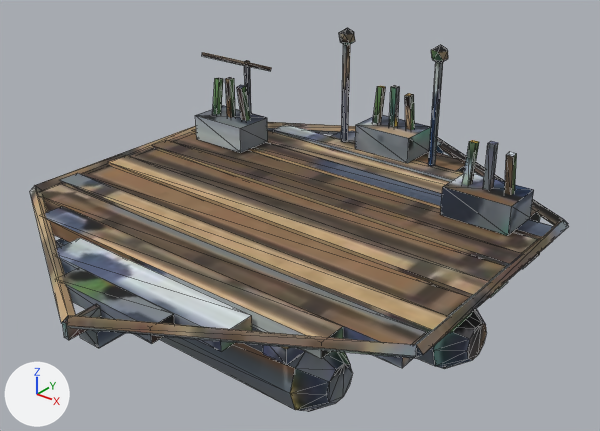
The glTF model client/public/city/raft-c-age20.glb as it was, and as the next commit left it.
One viewpoint serves both versions: a 50 mm camera at (1.614, -1.952, 1.554) aimed at (0.058, -0.006, 0.348). Every picture has the same lights, and +X, +Y and +Z are marked at lower left. The first picture is the older version. Mesh edges are drawn as thin lines. Where no turn or scale is listed for an object, it has been applied to the vertices. Vertices at exactly the same position are counted once.

Objects in the first picture: 'raft-c-age20'.
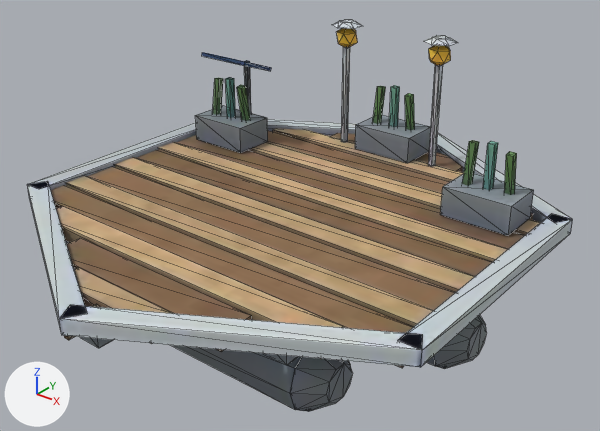
Where the newer file only moved an object's origin or applied its transform, the numbers keep the older frame.

Edits to the scene script, one JSON object a line:
```json
{"block": "me_raft_c_age20", "where": "# used by ob_raft_c_age20; location = (0.0, 0.0, 0.42)"}
{"block": "me_raft_c_age20", "where": "# verts and faces of me_raft_c_age20; kept vertices keep their numbers, new ones are numbered from 464"}
{"block": "me_raft_c_age20", "where": "# before: 414 (-0.2, 0.6, 0.33), 415 (-0.17, 0.58, 0.35) at pixel (349, 43), 416 (-0.21, 0.57, 0.35) at pixel (340, 42), 417 (-0.23, 0.6, 0.35) at pixel (340, 39), 418 (-0.21, 0.63, 0.35)"}
{"block": "me_raft_c_age20", "where": "# before: 419 (-0.17, 0.62, 0.35) at pixel (355, 41), 420 (-0.19, 0.57, 0.39) at pixel (344, 34), 421 (-0.23, 0.58, 0.39) at pixel (338, 32), 422 (-0.23, 0.62, 0.39), 423 (-0.19, 0.63, 0.39) at pixel (353, 31)"}
{"block": "me_raft_c_age20", "where": "# before: 424 (-0.17, 0.6, 0.39) at pixel (353, 34), 425 (-0.2, 0.6, 0.4) at pixel (347, 27)"}
{"op": "remove", "block": "me_raft_c_age20", "code": "me_raft_c_age20.from_pydata(...)  # 464 vertices, 846 faces; spans x -0.8..0.8, y -0.91..0.91, z -0.4..0.4"}
{"op": "add", "block": "me_raft_c_age20", "code": "me_raft_c_age20.from_pydata(...)  # 488 vertices, 886 faces; spans x -0.8..0.8, y -0.92..0.92, z -0.4..0.43"}
{"block": "me_raft_c_age20", "change": "me_raft_c_age20 part 1: a new loose piece, a 6-sided cut cone along z (radius 0.06 at the low end, 0.03 at the high end) spanning x -0.252..-0.148, y 0.54..0.66, z 0.414..0.43, in mat_baked (picture img_image_0)"}
{"block": "me_raft_c_age20", "change": "me_raft_c_age20 part 2: a new loose piece, a 6-sided cut cone along z (radius 0.06 at the low end, 0.03 at the high end) spanning x 0.148..0.252, y 0.54..0.66, z 0.414..0.43, in mat_baked (picture img_image_0)"}
{"block": "me_raft_c_age20", "change": "me_raft_c_age20 part 3: the loose piece of 36 vertices spanning x -0.8..0.8, y -0.91..0.91, z -0.08..-0.04 is rebuilt with 36 vertices and now spans x -0.8..0.8, y -0.92..0.92, z -0.09..-0.04"}
{"block": "me_raft_c_age20", "change": "me_raft_c_age20 part 4"}
{"op": "add", "block": "me_raft_c_age20", "code": "for i in [415, 419, 421, 422]: verts[i] += (0.0, 0.0, 0.0)"}
{"op": "add", "block": "me_raft_c_age20", "code": "verts[414] = (-0.2, 0.6, 0.32)  # moved"}
{"op": "add", "block": "me_raft_c_age20", "code": "verts[416] = (-0.21, 0.56, 0.35)  # moved, pixel (338, 43)"}
{"op": "add", "block": "me_raft_c_age20", "code": "verts[420] = (-0.19, 0.56, 0.39)  # moved, pixel (343, 34)"}
{"op": "add", "block": "me_raft_c_age20", "code": "verts[417] = (-0.24, 0.6, 0.35)  # moved, pixel (338, 40)"}
{"op": "add", "block": "me_raft_c_age20", "code": "verts[418] = (-0.21, 0.64, 0.35)  # moved"}
{"op": "add", "block": "me_raft_c_age20", "code": "verts[423] = (-0.19, 0.64, 0.39)  # moved, pixel (355, 30)"}
{"op": "add", "block": "me_raft_c_age20", "code": "verts[424] = (-0.16, 0.6, 0.39)  # moved, pixel (355, 33)"}
{"op": "add", "block": "me_raft_c_age20", "code": "verts[425] = (-0.2, 0.6, 0.41)  # moved"}
{"block": "me_raft_c_age20", "change": "me_raft_c_age20 part 5"}
{"block": "me_raft_c_age20", "change": "8 vertices are removed from x 0.17..0.23, y 0.57..0.63, z 0.33..0.4"}
{"block": "me_raft_c_age20", "change": "20 faces are deleted"}
{"block": "me_raft_c_age20", "change": "4 vertices move within x 0.17..0.23, y 0.58..0.62, z 0.35..0.39"}
{"block": "me_raft_c_age20", "change": "8 vertices are added at x 0.16..0.24, y 0.56..0.64, z 0.32..0.41"}
{"block": "me_raft_c_age20", "change": "20 new faces join them"}
{"block": "me_raft_c_age20", "change": "me_raft_c_age20 part 6: 750 kept faces spanning x -0.77..0.77, y -0.91..0.84, z -0.4..0.41 get new texture (UV) coordinates"}
```

Boxes [x1, y1, x2, y2] around the edits, measured in the pictures (600 x 431 px; the box of a moved part takes in the faces that stretch with it):
```json
{"object": "raft-c-age20", "change": "reshaped", "before": [30, 28, 569, 412], "after": [27, 19, 573, 412]}
{"part": 1, "of": "me_raft_c_age20", "change": "added", "after": [332, 19, 363, 29]}
{"part": 2, "of": "me_raft_c_age20", "change": "added", "after": [424, 35, 458, 46]}
{"part": 3, "of": "me_raft_c_age20", "change": "rebuilt", "before": [30, 122, 569, 359], "after": [27, 119, 573, 367]}
{"part": 4, "of": "me_raft_c_age20", "change": "moved or reshaped", "before": [339, 28, 355, 45], "after": [336, 28, 357, 47]}
{"part": 5, "of": "me_raft_c_age20", "change": "moved or reshaped", "before": [431, 44, 448, 63], "after": [429, 45, 451, 66]}
{"part": 6, "of": "me_raft_c_age20", "change": "surface changed", "before": [41, 28, 554, 412], "after": [51, 28, 541, 412]}
```
